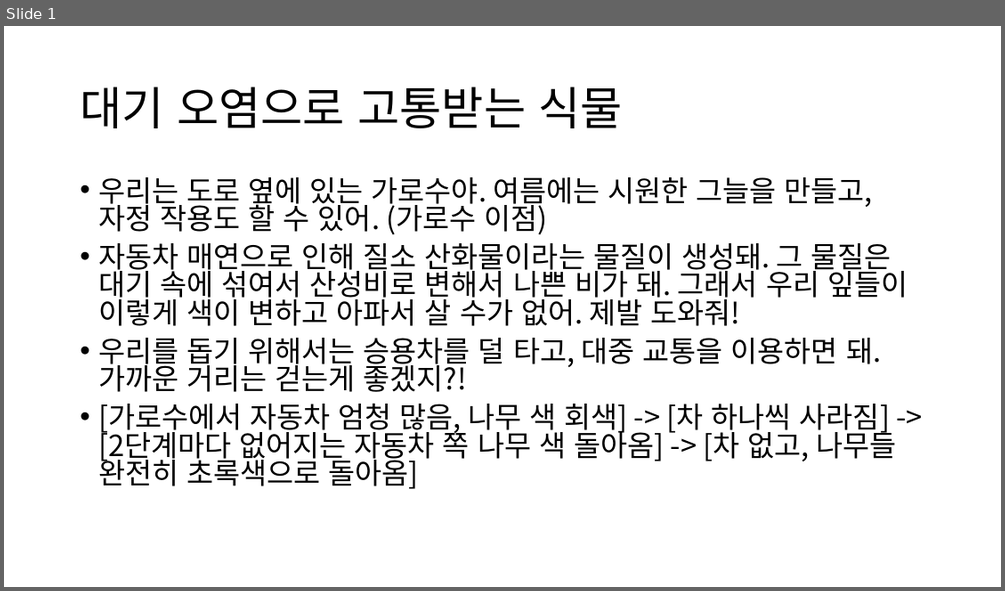
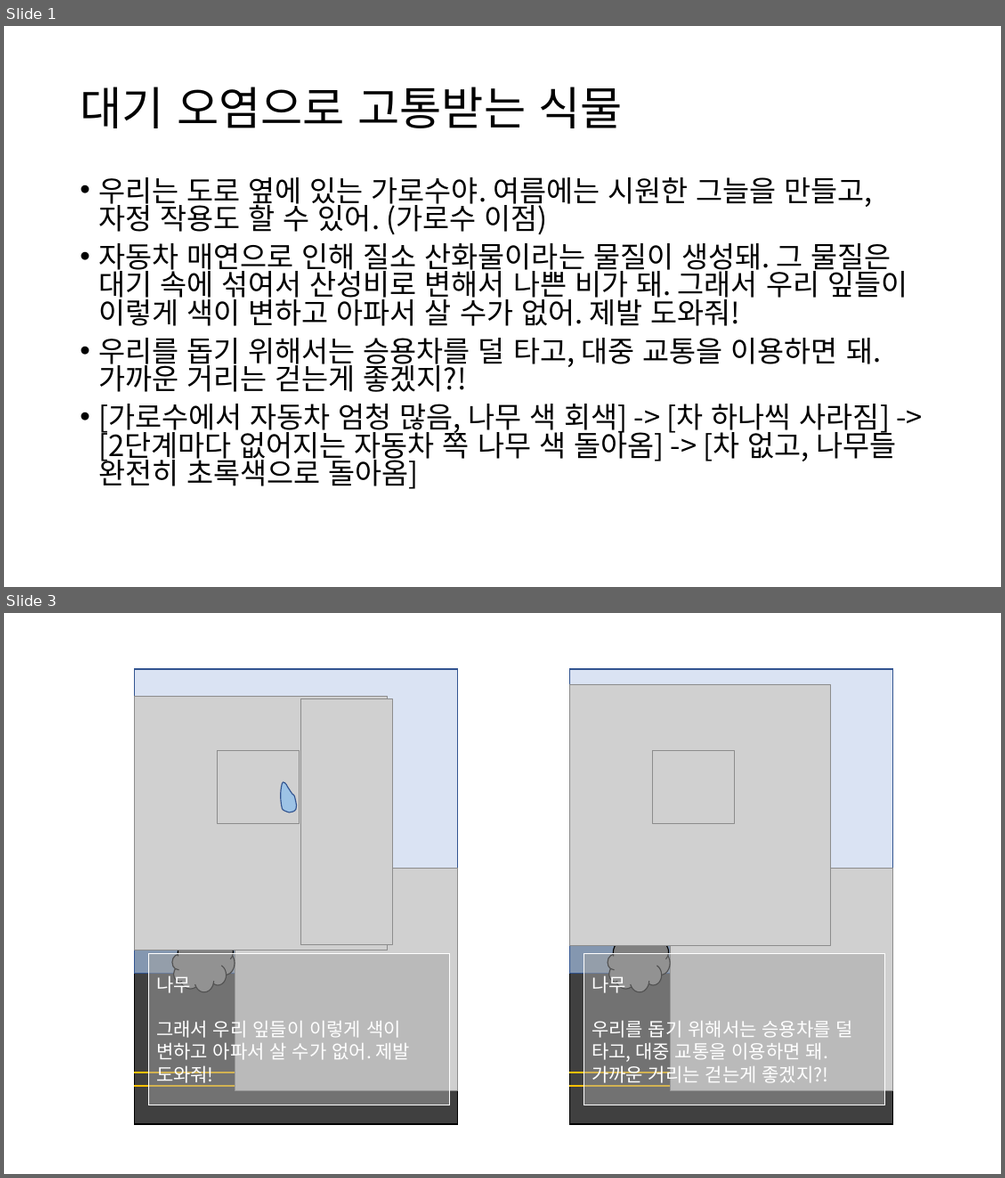
Before and after one commit to heo175/EcoCatProject, a slide deck: 동물 콘티2.pptx. Shown one above the other, each under a label of ours: slide 1 before the commit, slides 1 and 3 after it; the slides between them are not shown. The pictures are 1005x591 and 1005x1178 pixels, drawn with LibreOffice and Linux fonts; fonts in the diff are those of the drawing; grey boxes stand for pictures. Boxes give left, top, right and bottom in pixels: in the first picture for what was removed or moved away, otherwise in the second. Text is boxed around its words. In the diff, an @@ line names an element or a change of style, - is before the commit and + after.

Commit message:
돌고래, 나무 콘티2 수정본

```diff
--- a/동물 콘티2.pptx
+++ b/동물 콘티2.pptx
@@ slide 3 added at (4,613,1001,1174), background #FFFFFF @@
@@ rectangle added at (134,669,457,1124), outline #325491 1 pt @@
@@ rectangle added at (134,669,457,926), fill #DAE3F3, outline #325491 1 pt @@
@@ rectangle added at (569,669,892,1124), outline #325491 1 pt @@
@@ rectangle added at (569,669,892,926), fill #DAE3F3, outline #325491 1 pt @@
@@ picture added at (569,684,830,945) @@
@@ picture added at (134,696,388,949) @@
@@ picture added at (301,699,393,944) @@
@@ picture added at (217,751,299,823) @@
@@ picture added at (652,751,735,823) @@
@@ freeform shape added at (281,782,297,811), fill #9DC3E6, outline #325491 1 pt @@
@@ picture added at (235,868,457,1091) @@
@@ picture added at (671,868,893,1091) @@
@@ rectangle added at (134,926,457,973), fill #8497B0, outline #325491 1 pt @@
@@ rectangle added at (569,926,892,973), fill #8497B0, outline #325491 1 pt @@
@@ rectangle added at (149,953,450,1104), fill #A5A5A5 at 50% opacity, outline #FFFFFF 0.75 pt, 18 pt, text #FFFFFF @@
+나무
+그래서 우리 잎들이 이렇게 색이 변하고 아파서 살 수가 없어. 제발 도와줘!
@@ cloud added at (172,935,235,992), fill #808080, outline #000000 1 pt @@
@@ rectangle added at (584,953,885,1104), fill #A5A5A5 at 50% opacity, outline #FFFFFF 0.75 pt, 18 pt, text #FFFFFF @@
+나무
+우리를 돕기 위해서는 승용차를 덜 타고, 대중 교통을 이용하면 돼. 가까운 거리는 걷는게 좋겠지?!
@@ cloud added at (607,935,670,992), fill #808080, outline #000000 1 pt @@
@@ rectangle added at (134,973,457,1124), fill #404040, outline #000000 1 pt @@
@@ rectangle added at (569,973,892,1124), fill #404040, outline #000000 1 pt @@
@@ line added from (134, 1073) to (457, 1073), #FFC000 1.5 pt @@
@@ line added from (134, 1086) to (457, 1086), #FFC000 1.5 pt @@
@@ line added from (569, 1073) to (893, 1073), #FFC000 1.5 pt @@
@@ line added from (569, 1086) to (893, 1086), #FFC000 1.5 pt @@
```
Also in this commit, not shown: 1 slide changed, 6 other slides added.
